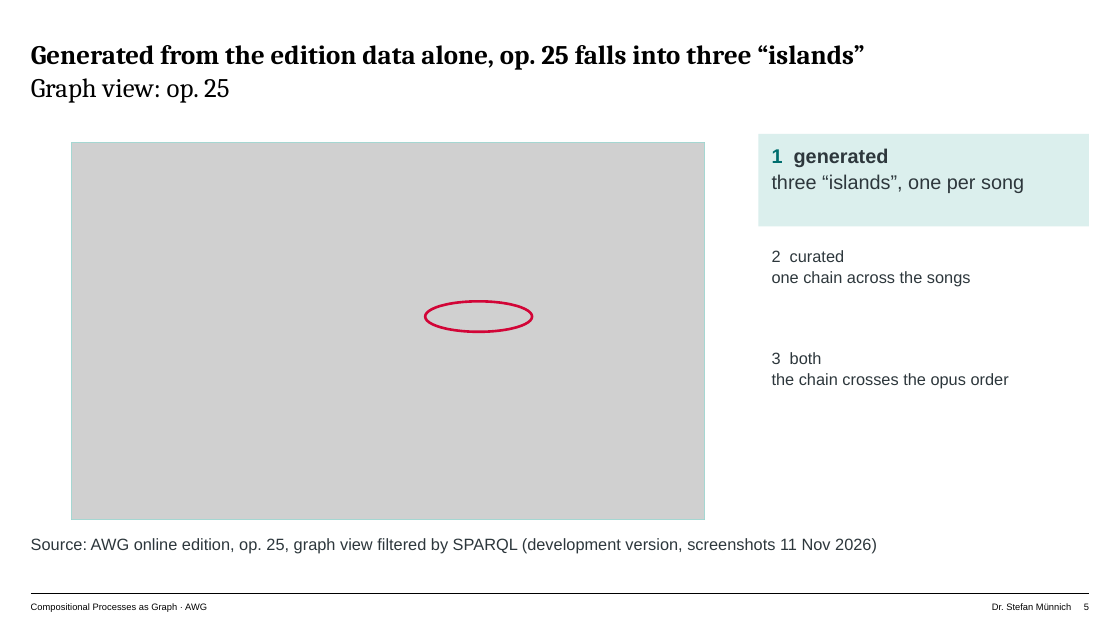
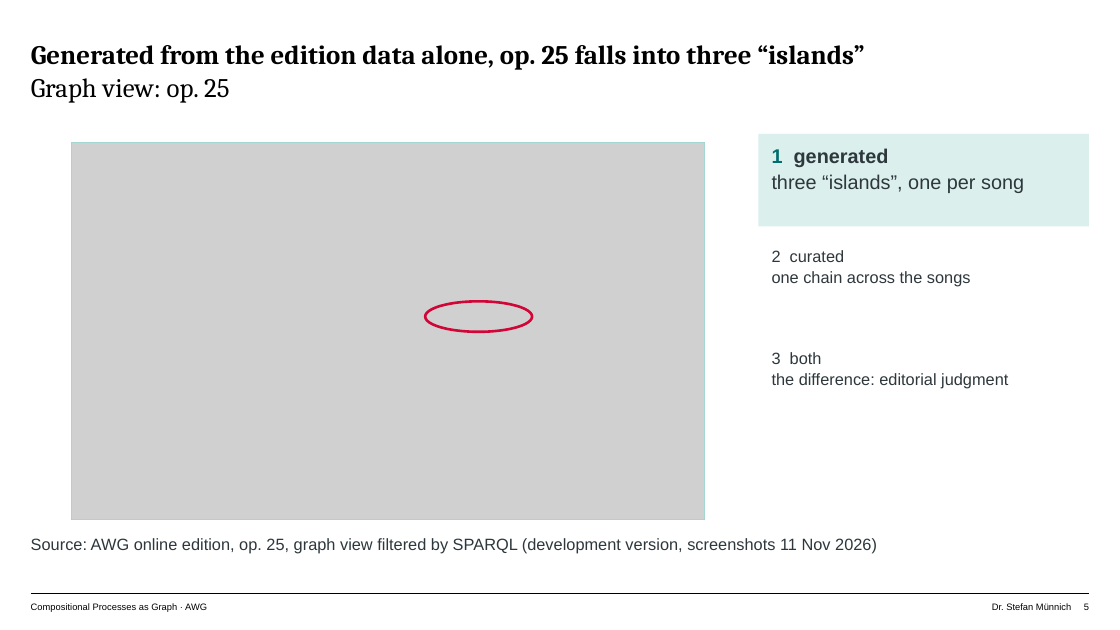
Before and after one commit to musicEnfanthen/presentations, a slide deck: slide 5 of genetics2026/AWG-Graph-Talk.pptx. Drawn at 1120x630 pixels with LibreOffice and Linux fonts; fonts in the diff are those of the drawing; grey boxes stand for pictures. Boxes give left, top, right and bottom in pixels: in the first picture for what was removed or moved away, otherwise in the second. Text is boxed around its words. In the diff, an @@ line names an element or a change of style, - is before the commit and + after.

```diff
--- a/genetics2026/AWG-Graph-Talk.pptx
+++ b/genetics2026/AWG-Graph-Talk.pptx
@@ text at [772,373,1008,389]: text changed @@
-the chain crosses the opus order
+the difference: editorial judgment
```
Also in this commit, not shown: 12 other slides changed, 6 other files.
